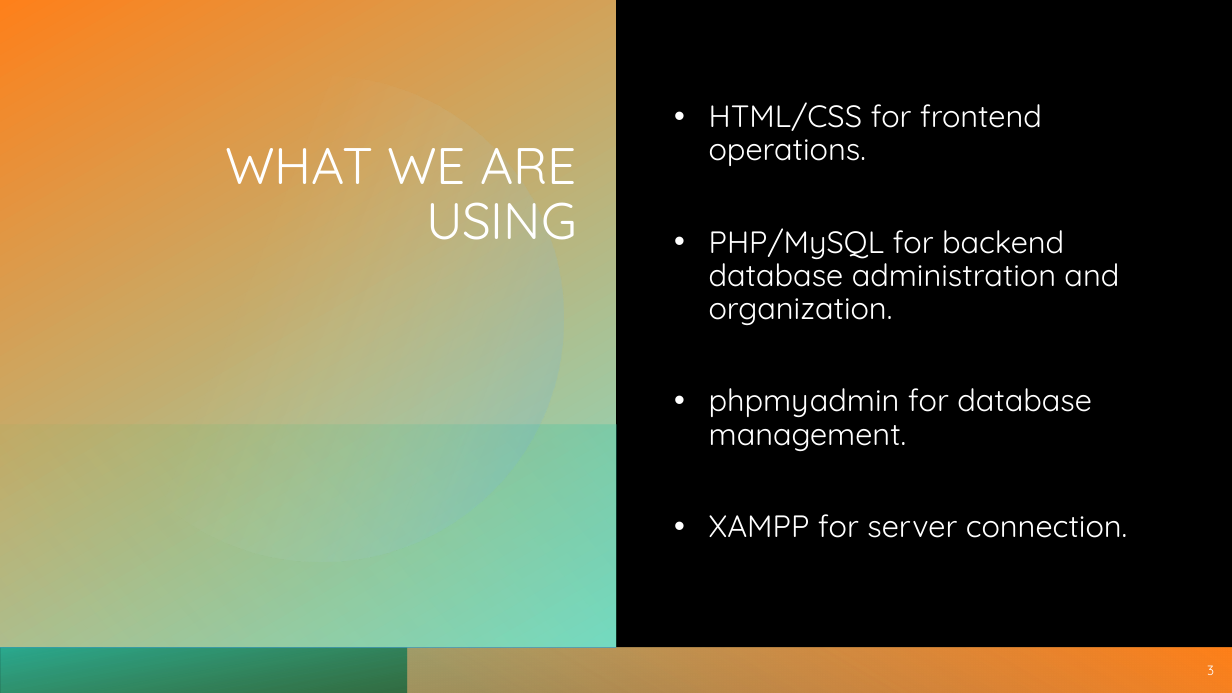
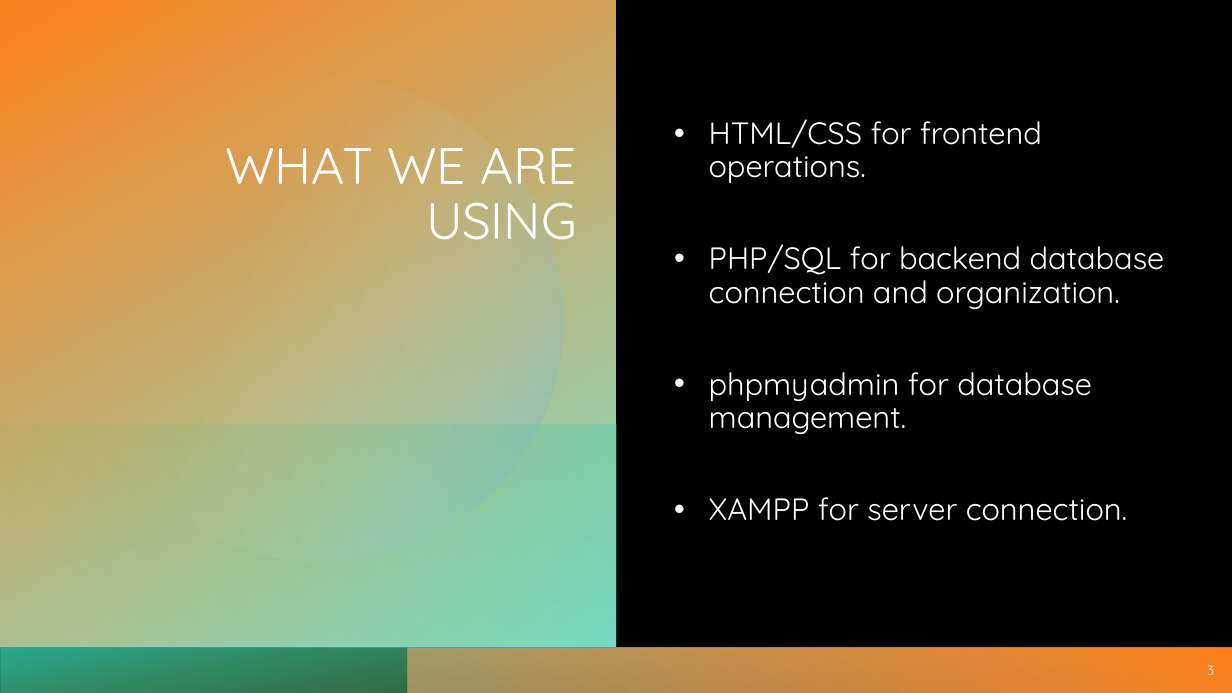
Before and after one commit to cart7982/CaravanSeraiCS360, a slide deck: slide 3 of OpenPlazaCS360Lab/Presentations/OpenPlaza.pptx. Drawn at 1232x693 pixels with LibreOffice and Linux fonts; fonts in the diff are those of the drawing; background and template pictures are left out. Boxes give left, top, right and bottom in pixels: in the first picture for what was removed or moved away, otherwise in the second. Text is boxed around its words. In the diff, an @@ line names an element or a change of style, - is before the commit and + after.

```diff
--- a/OpenPlazaCS360Lab/Presentations/OpenPlaza.pptx
+++ b/OpenPlazaCS360Lab/Presentations/OpenPlaza.pptx
@@ text at box(709, 244, 1165, 309): text changed @@
-• PHP/MySQL for backend database administration and organization.
+• PHP/SQL for backend database connection and organization.
```
Also in this commit, not shown: 1 slide added, 1 other file.
